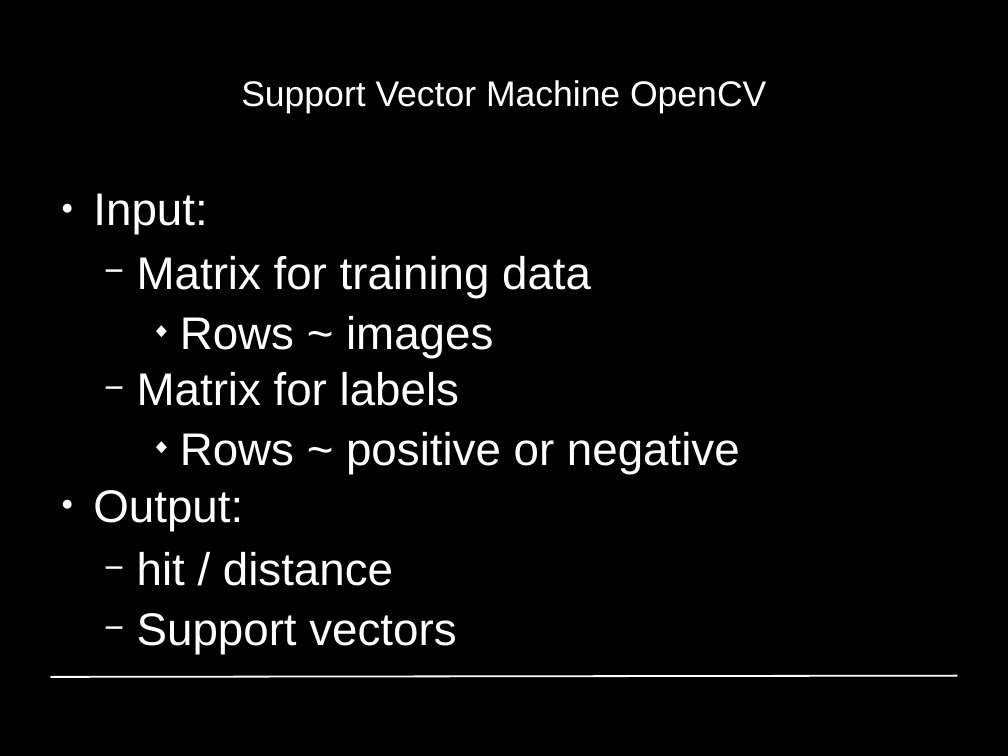
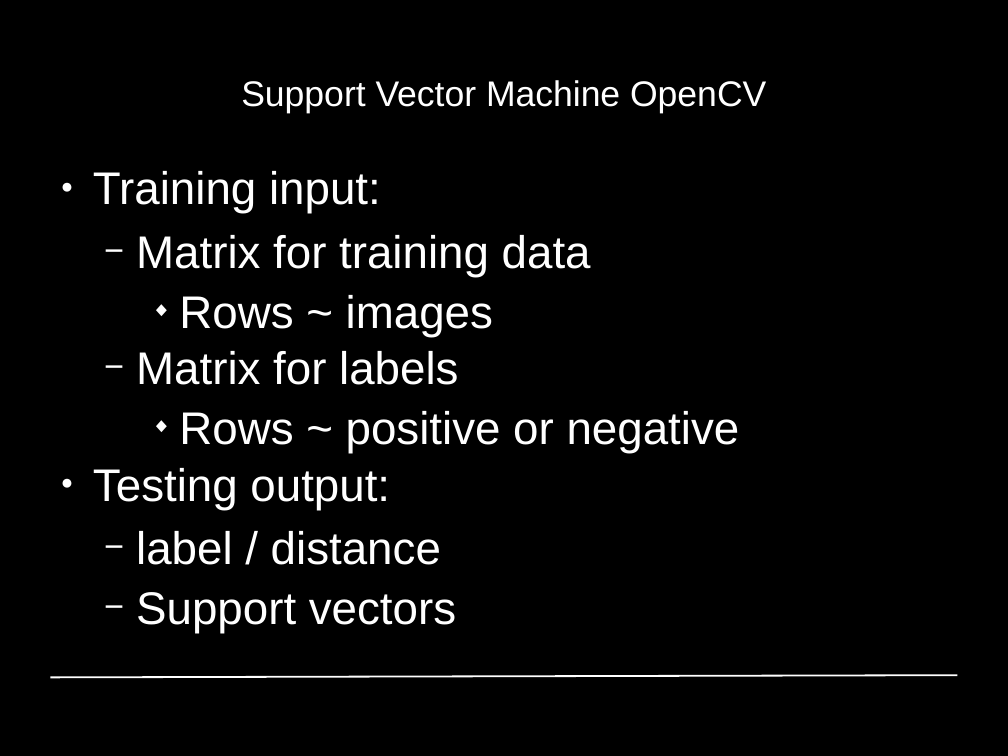
Before and after one commit to GiannisPapadopoulos/DiscriminativePatches, a slide deck: slide 3 of presentations/period1/MAI_Project1_Group4_stefan.ppt (slide 2 before the commit). Drawn at 1008x756 pixels with LibreOffice and Linux fonts; fonts in the diff are those of the drawing; background and template pictures are left out. Boxes give left, top, right and bottom in pixels: in the first picture for what was removed or moved away, otherwise in the second. Text is boxed around its words. In the diff, an @@ line names an element or a change of style, - is before the commit and + after.

```diff
--- a/presentations/period1/MAI_Project1_Group4_stefan.ppt
+++ b/presentations/period1/MAI_Project1_Group4_stefan.ppt
@@ text "Training input:" at (93, 171, 740, 633): vertical alignment middle to top @@
@@ text at (93, 171, 381, 214): text changed @@
-● Input:
+● Training input:
@@ text at (136, 235, 740, 633): indent changed @@
@@ text at (93, 468, 441, 565): text changed @@
-● Output:
-  − hit / distance
+● Testing output:
+  − label / distance
```
Also in this commit, not shown: 1 other slide changed, 4 slides added, 2 slides removed.
